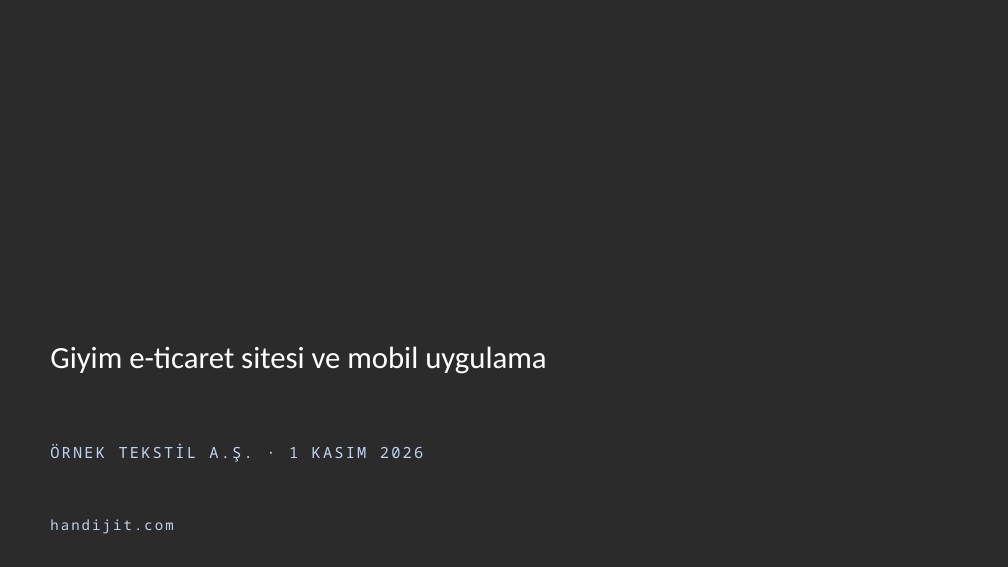
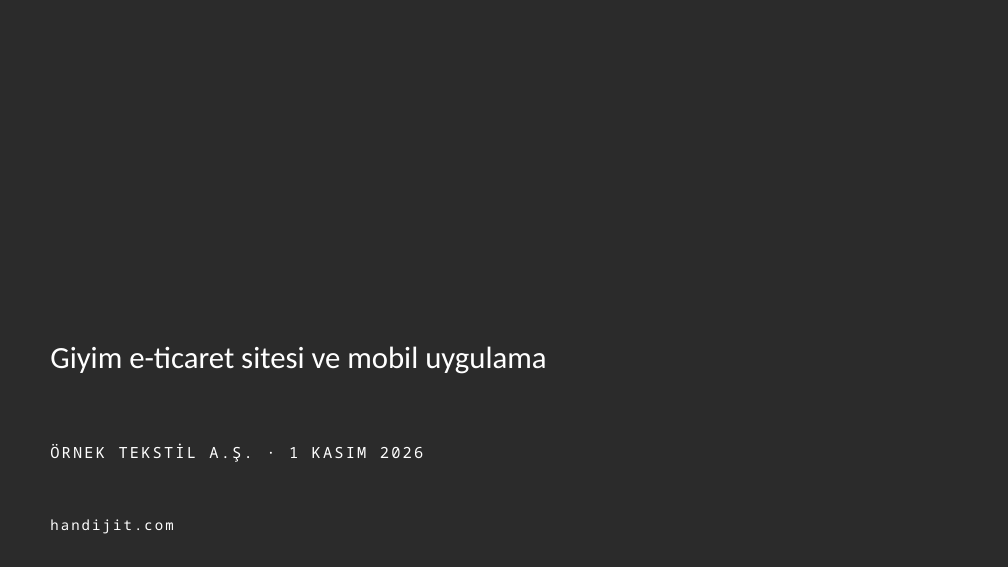
Before and after one commit to ahmetilhn/handijit-corporate-identity, a slide deck: slide 1 of 05-ofis/sunum-sablonu-16x9.pptx. Drawn at 1008x567 pixels with LibreOffice and Linux fonts; fonts in the diff are those of the drawing; background and template pictures are left out; a plain dark background stands for a picture behind light text. Boxes give left, top, right and bottom in pixels: in the first picture for what was removed or moved away, otherwise in the second. Text is boxed around its words. In the diff, an @@ line names an element or a change of style, - is before the commit and + after.

```diff
--- a/05-ofis/sunum-sablonu-16x9.pptx
+++ b/05-ofis/sunum-sablonu-16x9.pptx
@@ text "ÖRNEK TEKSTİL A.Ş. · 1 ..." at (x1=50, y1=444, x2=423, y2=462): text colour #BFD2F3 to #FFFFFF @@
@@ text "handijit.com" at (x1=50, y1=519, x2=173, y2=534): text colour #BFD2F3 to #FFFFFF @@
```
Also in this commit, not shown: 2 other slides changed, 1 slide added, 1 slide removed, 55 other files.
